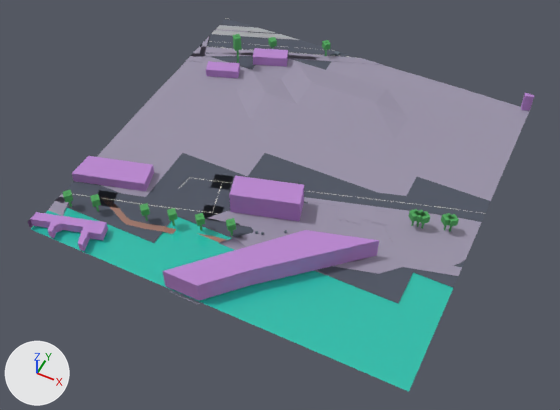
The glTF model public/maps/melbourne/chunks/2_-15.glb: old version first, new version second.
Both versions are drawn from a 50 mm camera at (367.8, 1585.5, 178.3) aimed at (294.4, 1732.3, -5.2). Every picture has the same lights, and +X, +Y and +Z are marked at lower left. The older version comes first. Where no turn or scale is listed for an object, it has been applied to the vertices. Vertices at exactly the same position are counted once.

Script lines for the objects in view, before the commit:
```python
me_mesh_0 = bpy.data.meshes.new('Mesh_0')
me_mesh_0.from_pydata(...)  # 1844 vertices, 2719 faces; spans x -60.0..60.0, y -60.0..60.0, z -7.5..7.5
me_mesh_0.materials.append(mat_asphalt)  # greyish blue #4f5563
me_mesh_0.materials.append(mat_pavement)  # grey #9a93a8
me_mesh_0.materials.append(mat_water)  # cyan #2ec2af
me_mesh_0.materials.append(mat_commercial)  # purple #b985cf
me_mesh_0.materials.append(mat_vegetation)  # green #50a65d
me_mesh_0.materials.append(mat_prop)  # greyish blue #697681
me_mesh_0.materials.append(mat_marking)  # white #f8f6e5
me_mesh_0.materials.append(mat_rail)  # grey #9ea2a8
me_mesh_0.materials.append(mat_concrete)  # grey #adafb3
me_mesh_0.materials.append(mat_cycleway)  # brown #9e7669
ob_compiled_chunk = bpy.data.objects.new('compiled-chunk', me_mesh_0)
ob_compiled_chunk.location = (294.0, 1746.0, 5.9)
```
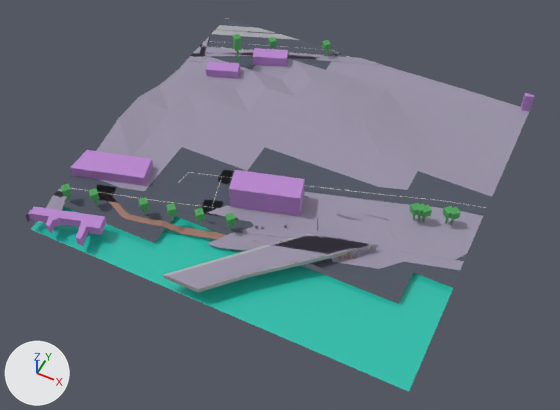
The change, as a list of edits to the scene's bpy script:
```text
Change me_mesh_0:
    used by ob_compiled_chunk; location = (294.0, 1746.0, 5.9)
    remove me_mesh_0.from_pydata(...)  # 1844 vertices, 2719 faces; spans x -60.0..60.0, y -60.0..60.0, z -7.5..7.5
    add me_mesh_0.from_pydata(...)  # 2707 vertices, 4016 faces; spans x -60.0..60.0, y -60.0..60.0, z -7.1..7.1
    me_mesh_0 part 1: the loose piece of 7 vertices spanning x -21.6..-10.6, y -34.1..-14.0, z -5.4 is moved by (0.0, 0.0, 2.1)
    me_mesh_0 part 2: the loose piece of 7 vertices spanning x -60.0..-43.0, y -47.1..-36.3, z -5.4 is moved by (0.0, 0.0, 2.2)
    me_mesh_0 part 3: the loose piece of 32 vertices spanning x -60.0..60.0, y -60.0..-24.0, z -5.9 is moved by (0.0, 0.0, -0.4)
    me_mesh_0 part 4: the loose piece of 28 vertices spanning x -60.0..-37.7, y -60.0..-49.8, z -5.4..-2.4 is moved by (0.0, 0.0, 2.2)
    me_mesh_0 part 5: the loose piece of 8 vertices spanning x -60.0..-37.1, y -38.3..-23.7, z -5.4..-1.9 is moved by (0.0, 0.0, 2.2)
    me_mesh_0 part 6: the loose piece of 8 vertices spanning x -11.6..10.9, y -27.7..-14.1, z -5.4..2.6 is moved by (0.0, 0.0, 2.1)
    me_mesh_0 part 7: the loose piece of 8 vertices spanning x 50.8..54.2, y -6.6..-3.2, z -1.8..0.6 is moved by (0.0, 0.0, 2.8)
    me_mesh_0 part 8: the loose piece of 8 vertices spanning x -32.2..-28.8, y -43.4..-40.0, z -1.8..0.6 is moved by (0.0, 0.0, 2.2)
    me_mesh_0 part 9: the loose piece of 8 vertices spanning x 49.3..52.7, y -7.0..-3.6, z -1.8..0.6 is moved by (0.0, 0.0, 2.7)
    me_mesh_0 part 10: the loose piece of 8 vertices spanning x -55.9..-52.5, y -49.1..-45.8, z -1.8..0.6 is moved by (0.0, 0.0, 2.2)
    me_mesh_0 part 11: the loose piece of 228 vertices spanning x -14.6..60.0, y -41.7..2.5, z -6.4..-5.3 is rebuilt with 549 vertices and now spans x -14.6..60.0, y -41.7..2.5, z -5.5..-0.3
    me_mesh_0 part 12: the loose piece of 195 vertices spanning x -11.0..60.0, y -60.0..2.5, z -7.5..-5.3 is rebuilt with 401 vertices and now spans x -11.0..60.0, y -60.0..2.5, z -3.6..-0.4
    me_mesh_0 part 13: the loose piece of 138 vertices spanning x -48.1..37.4, y -45.9..-27.4, z -6.4..-5.4 is rebuilt with 277 vertices and now spans x -48.1..37.4, y -45.9..-27.4, z -5.5..-0.4
    me_mesh_0 part 14: the loose piece of 109 vertices spanning x -60.0..60.0, y -48.0..60.0, z -5.6..0.7 is rebuilt with 109 vertices and now spans x -60.0..60.0, y -48.0..60.0, z -6.0..0.3
    me_mesh_0 part 15: the loose piece of 53 vertices spanning x -32.0..52.7, y -29.7..7.2, z -5.4..-5.3 is rebuilt with 83 vertices and now spans x -32.0..52.7, y -29.7..7.2, z -3.3..-2.6
    me_mesh_0 part 16: the loose piece of 35 vertices spanning x -28.7..49.0, y -26.5..3.5, z -5.4..-5.3 is rebuilt with 71 vertices and now spans x -28.7..49.0, y -26.5..3.5, z -3.3..-2.7
    me_mesh_0 part 17: the loose piece of 12 vertices spanning x -12.4..36.6, y -60.0..-23.3, z -5.4..1.6 is rebuilt with 141 vertices and now spans x -11.4..34.4, y -60.0..-24.8, z -3.6..-0.3, in mat_pavement (grey #9a93a8)
    me_mesh_0 part 18: 15 loose pieces with 195 vertices, spanning x -60.0..60.0, y -60.0..60.0, z -7.5..-4.5, are deleted
    me_mesh_0 part 19: 4 vertices moved within x 43.1..46.5, y -9.2..-5.9, z 0.6; 217 vertices removed from x -60.0..46.5, y -60.0..-5.9, z -7.5..0.6; 402 vertices added at x -60.0..60.0, y -60.0..9.5, z -7.0..3.0
    other edits to the shape of me_mesh_0 do not show in these pictures
Change ob_compiled_chunk:
    ob_compiled_chunk.location: (294.0, 1746.0, 5.9) -> (294.0, 1746.0, 6.3)
```

Changed parts and their boxes [x1, y1, x2, y2] in the pictures (560 x 410 px; the box of a moved part takes in the faces that stretch with it):
'compiled-chunk', reshaped, moved: before [28, 18, 535, 391]; after [26, 18, 535, 391]
part 1 of me_mesh_0, moved or reshaped: before [202, 174, 234, 222]; after [202, 170, 233, 216]
part 2 of me_mesh_0, moved or reshaped: before [62, 186, 118, 207]; after [60, 180, 115, 201]
part 3 of me_mesh_0, moved or reshaped: before [31, 208, 453, 391]; after [31, 206, 453, 391]
part 4 of me_mesh_0, moved or reshaped: before [28, 212, 108, 251]; after [26, 206, 107, 246]
part 5 of me_mesh_0, moved or reshaped: before [72, 156, 154, 191]; after [70, 150, 153, 186]
part 6 of me_mesh_0, moved or reshaped: before [229, 176, 304, 222]; after [229, 170, 305, 216]
part 7 of me_mesh_0, moved or reshaped: before [448, 214, 459, 227]; after [450, 207, 461, 220]
part 8 of me_mesh_0, moved or reshaped: before [140, 203, 150, 216]; after [138, 198, 149, 210]
part 9 of me_mesh_0, moved or reshaped: before [441, 213, 453, 226]; after [443, 206, 452, 219]
part 10 of me_mesh_0, moved or reshaped: before [63, 190, 73, 202]; after [61, 184, 72, 196]
part 11 of me_mesh_0, rebuilt: before [209, 197, 482, 276]; after [207, 192, 483, 271]
part 12 of me_mesh_0, rebuilt: before [239, 202, 463, 266]; after [236, 197, 469, 264]
part 13 of me_mesh_0, rebuilt: before [101, 196, 226, 242]; after [101, 190, 356, 260]
part 14 of me_mesh_0, rebuilt: before [67, 29, 535, 302]; after [65, 29, 535, 299]
part 15 of me_mesh_0, rebuilt: before [166, 170, 457, 216]; after [165, 165, 459, 209]
part 16 of me_mesh_0, rebuilt (9% wider): before [195, 178, 444, 208]; after [178, 172, 449, 202]
part 17 of me_mesh_0, rebuilt (7% narrower, 25% shorter): before [163, 230, 379, 301]; after [167, 235, 368, 288]
part 18 of me_mesh_0, deleted: before [55, 51, 488, 235]
part 19 of me_mesh_0, moved or reshaped: before [49, 190, 430, 304]; after [40, 177, 489, 292]
